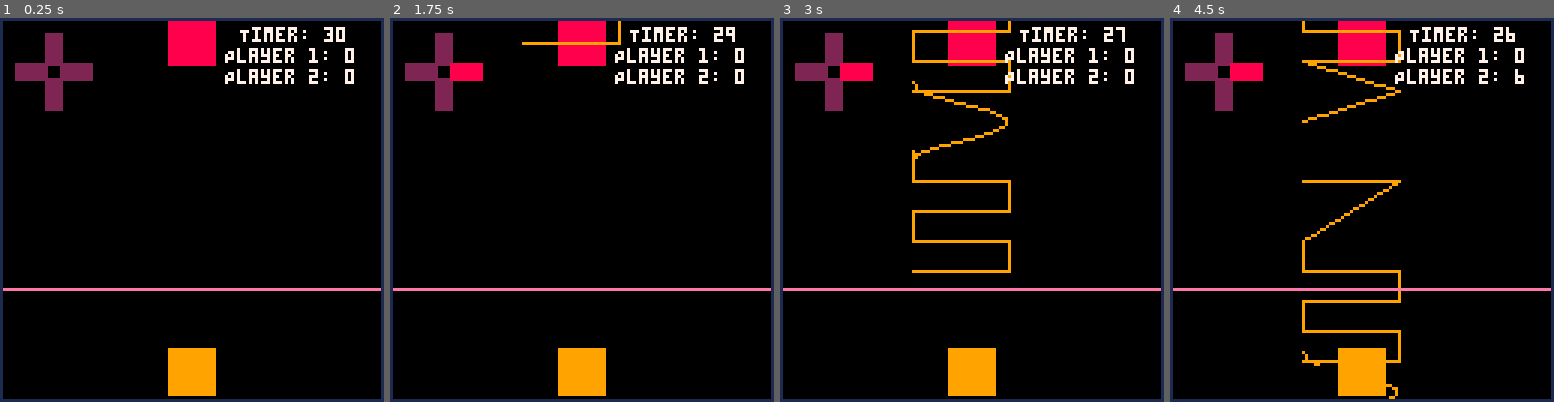
Above: before the commit, frames 1-4 (left to right).
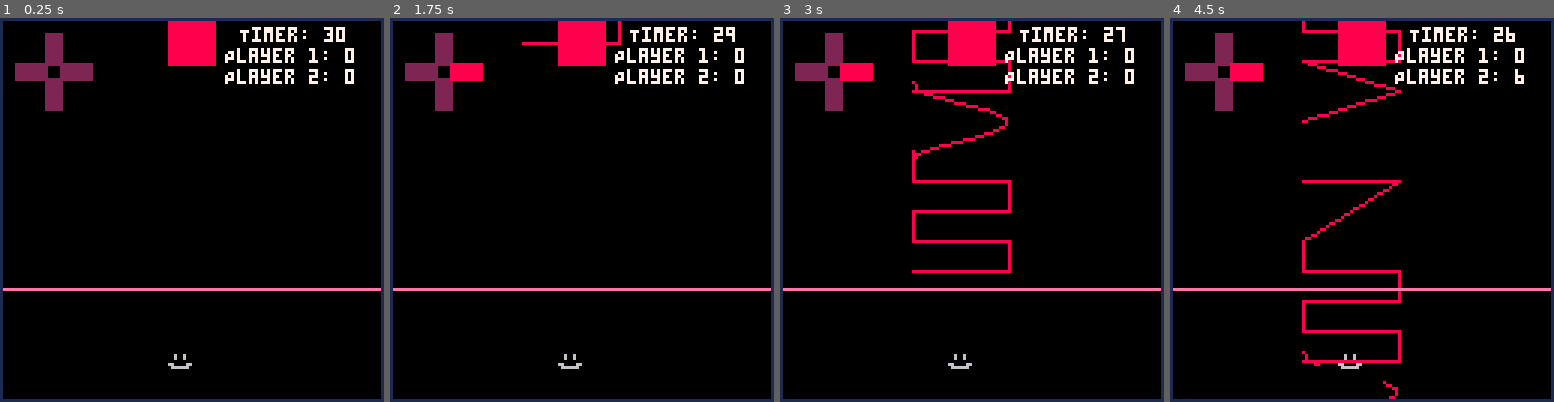
Above: after the commit, the same moments.

Repository: egitelma/pico_radio
Game: PICO-8 cartridge radio.p8
Two runs of this game, one before a commit and one after it. Both use one fixed random seed, a clock stepped at 60 frames per second and the inputs below.
Inputs:
- Up to frame 1 (0.25 s): no input
- Up to frame 2 (1.75 s): hold Right from 1.6 s (still down)
- Up to frame 3 (3 s): release Right at 2.1 s; hold Up 2.15-2.42 s; hold Right from 2.47 s (still down)
- Up to frame 4 (4.5 s): release Right at 3.03 s; hold Left 3.08-3.58 s; hold Down 3.63-3.97 s; hold Right from 4.02 s (still down)

The runs differ from the first frame. In frame 1, 1.6% of the frame differs, in the area x 43-57%, y 85-99%; in frame 2, 1.8%; in frame 3, 3.7%; in frame 4, 3.8%, in the area x 34-61%, y 0-100%.

Commit message:
sine wave player change fix

Diff:
--- a/radio.p8
+++ b/radio.p8
@@ -47,8 +49,8 @@
 
     -- Assuming you want to manage the size of currentSong to a max of 4 items
     del(currentSong, currentSong[1])  -- Remove the oldest added item from currentSong
-
-end
+end
+
 function addHarm()
     local randIndex = flr(rnd(#harm)) + 1
     local valueToRemove = harm[randIndex]
@@ -88,13 +90,8 @@
     del(currentSong, currentSong[1])
 end
 
-
-
 -- array of wave objects
 local waveArray = {}
-
--- list for storing lines
-local lineList = {}
 
 -- barriers for movement
 local line1height = 30
@@ -322,8 +319,10 @@
 end
 
 function drawPlayer()
+
     rectfill(playerOne.x, playerOne.y, playerOne.x + playerOne.size, playerOne.y + playerOne.size, 8)
-    rectfill(playerTwo.x, playerTwo.y, playerTwo.x + playerTwo.size, playerTwo.y + playerTwo.size, 9)
+    spr(1, playerTwo.x, playerTwo.y)
+    -- rectfill(playerTwo.x, playerTwo.y, playerTwo.x + playerTwo.size, playerTwo.y + playerTwo.size, 9)
 end
 
 function drawBorders()
@@ -374,7 +373,15 @@
         local i_f = 128/freq
         local dx = 128/samples
 
-        for y=playerOne.y+6, playerOne.y+30, dx do
+        local yBase;
+
+        if receivingPlayer == 0 then
+            yBase = playerTwo.y
+        else
+            yBase = playerOne.y
+        end
+
+        for y=yBase+6, yBase+30, dx do
             local newline = {
                 x1 = center+sin(y/i_f)*amp-4,
                 y1 = y-29,
@@ -578,6 +585,9 @@
     playSong();
 end
 
+--set transparent color
+palt(1, true)
+
 function _draw()
     cls()
     drawControls();
